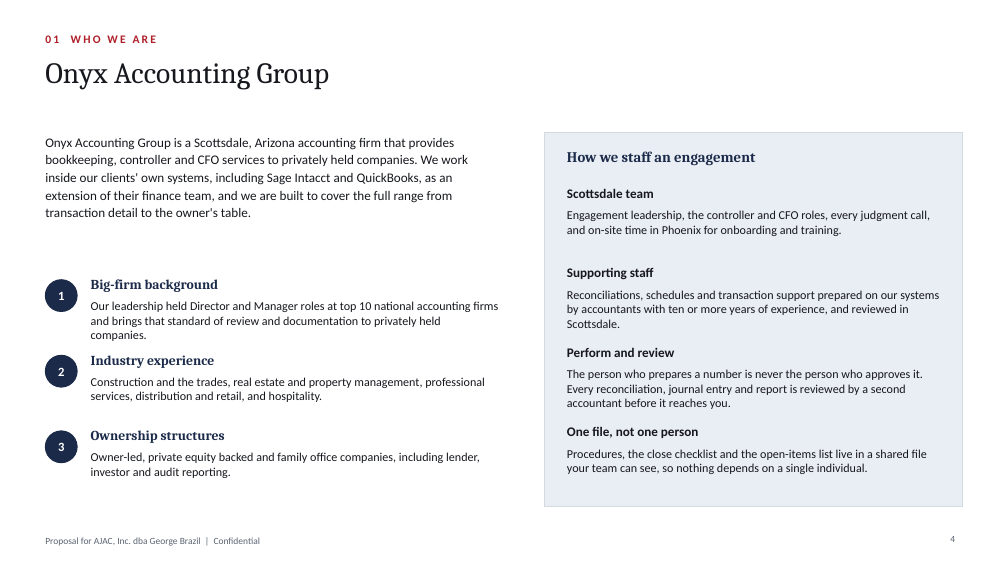
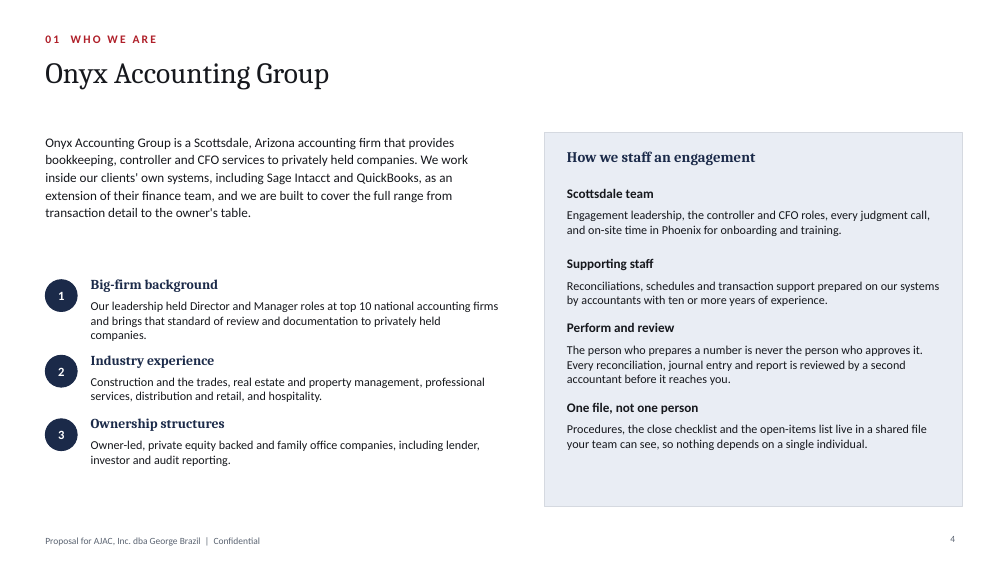
Before and after one commit to Onyxcfo/Engagement-Letter-Edits, a slide deck: slide 4 of Onyx_AJAC_Proposal.pptx. Drawn at 1008x567 pixels with LibreOffice and Linux fonts; fonts in the diff are those of the drawing; background and template pictures are left out. Boxes give left, top, right and bottom in pixels: in the first picture for what was removed or moved away, otherwise in the second. Text is boxed around its words. In the diff, an @@ line names an element or a change of style, - is before the commit and + after.

```diff
--- a/Onyx_AJAC_Proposal.pptx
+++ b/Onyx_AJAC_Proposal.pptx
@@ text at (x1=567, y1=281, x2=939, y2=306): text changed @@
-Reconciliations, schedules and transaction support prepared on our systems by accountants with ten or more years of experience, and reviewed in Scottsdale.
+Reconciliations, schedules and transaction support prepared on our systems by accountants with ten or more years of experience.
@@ 4 texts, 1 ellipse moved together from (x1=45, y1=267, x2=654, y2=478) to (x1=45, y1=258, x2=654, y2=466) @@
@@ 4 texts moved together from (x1=567, y1=347, x2=927, y2=474) to (x1=567, y1=322, x2=927, y2=450) @@
```
Also in this commit, not shown: 3 other slides changed, 3 other files.
